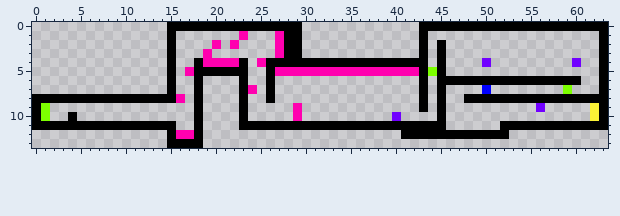
Two states of a pixel-art file, Resources/Level_0.aseprite. Above is the file before it was changed.
64x14 pixels, 1 frame.
And afterwards:
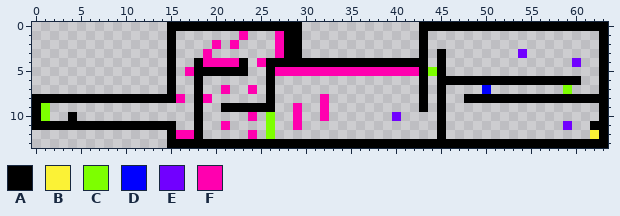
Palette (. is transparent): A #000000  B #fbf236  C #7dff00  D #0000ff  E #7100ff  F #ff00af
Change:
Colour A is added in row 9 at x 21 to 22 and 24 to 26; in row 12 at x 63; in row 13 at x 19 to 63.
Colour B is added in row 12 at x 62.
Colour C is added in row 10 at x 26; in row 12 at x 26.
Colour C replaces colour A in row 11 at x 26.
Colour E is added in row 3 at x 54.
Colour E replaces colour A in row 11 at x 59.
Colour F is added in row 7 at x 21; in row 8 at x 19 and 32; in row 9 at x 32; in row 10 at x 24 and 32; in row 11 at x 21; in row 12 at x 24.
Colour F replaces colour A in row 11 at x 29.
Colour A is removed in row 2 at x 45; in rows 6 to 8 at x 23; in row 10 at x 23; in row 11 at x 23 to 25, 27 to 28, 30 to 44, 52 to 58 and 60 to 61; in row 12 at x 41 to 44 and 46 to 52.
Colour B is removed in rows 9 to 10 at x 62.
Colour E is removed in row 4 at x 50; in row 9 at x 56.
